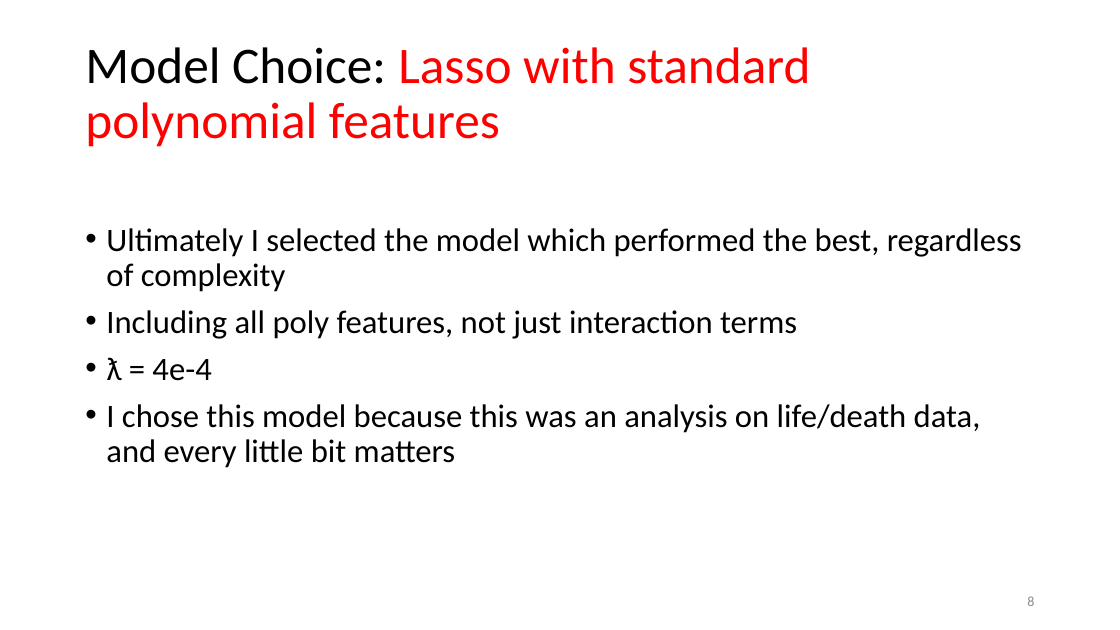
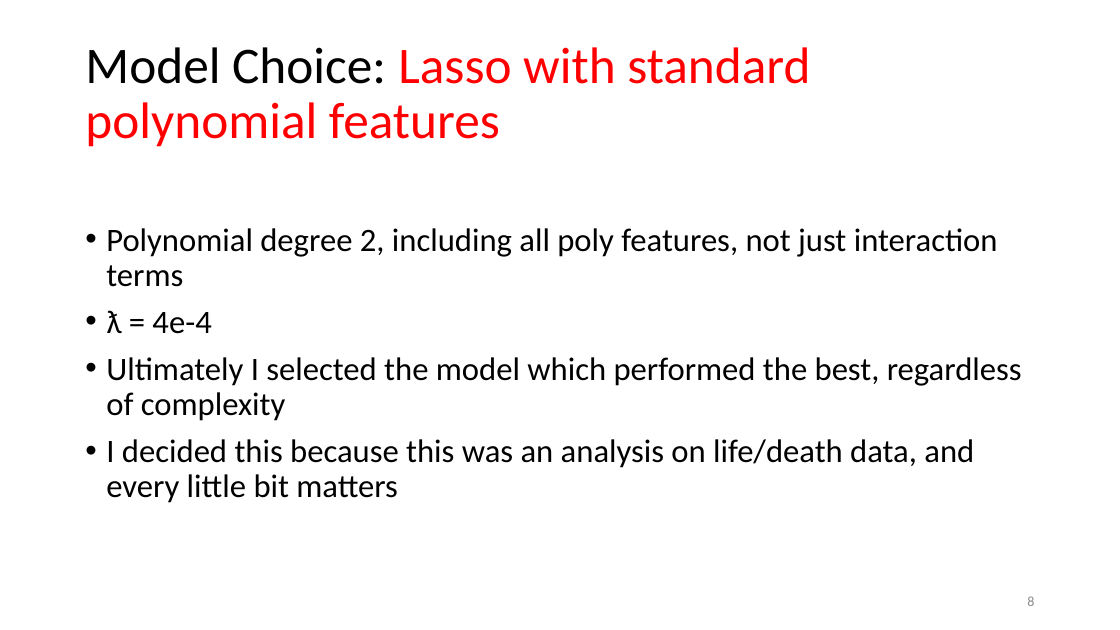
Before and after one commit to nkinnaird/CountyCovidIndexing, a slide deck: slide 8 of Presentation/CovidProjectPresentation.pptx. Drawn at 1120x630 pixels with LibreOffice and Linux fonts; fonts in the diff are those of the drawing. Boxes give left, top, right and bottom in pixels: in the first picture for what was removed or moved away, otherwise in the second. Text is boxed around its words. In the diff, an @@ line names an element or a change of style, - is before the commit and + after.

Commit message:
Added residual deaths vs county map, updated some plots, updated presentation.

```diff
--- a/Presentation/CovidProjectPresentation.pptx
+++ b/Presentation/CovidProjectPresentation.pptx
@@ text at [106, 228, 998, 334]: paragraphs added @@
+• Polynomial degree 2, including all poly features, not just interaction terms
+• ƛ = 4e-4
@@ text at [106, 439, 974, 503]: text changed @@
-• Including all poly features, not just interaction terms
-• ƛ = 4e-4
-• I chose this model because this was an analysis on life/death data, and every little bit matters
+• I decided this because this was an analysis on life/death data, and every little bit matters
```
Also in this commit, not shown: 7 other slides changed, 3 slides added, 1 slide removed, 19 other files.
